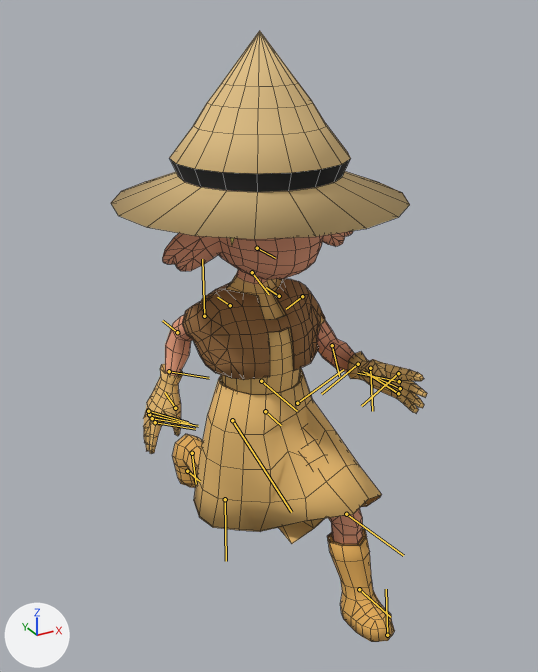
The FBX model Do Not Disturb/Assets/Model/ani_run.fbx as it was, and as the next commit left it.
The view is the same before and after, from a 50 mm lens placed at (-0.8, -1.467, 1.538), pointed at (0.012, 0.01, 0.8). Lighting does not change. The marker at lower left points along +X, +Y and +Z. Both versions are drawn at frame 8 of the action 'Take 001'; the numbers are the values there. The bones that bend it are drawn over the model as lines. Mesh edges are drawn as thin lines.

Names of what the first picture shows: 'body'.
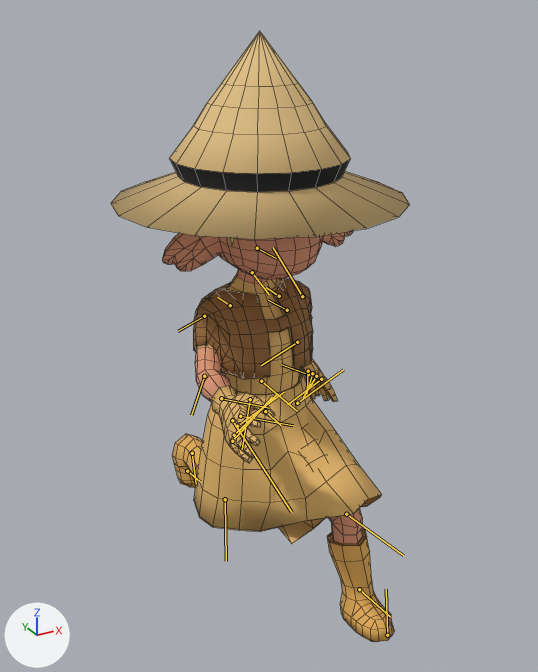
Where the change shows, as pixel boxes [x1, y1, x2, y2] in the pictures (538 x 672 px):
'body', posed
    before: [111, 31, 427, 642]
    after: [111, 31, 410, 642]
bone 'Bip001 L UpperArm', root to tip
    before: (302, 296) to (286, 309)
    after: (302, 296) to (273, 247)
bone 'Bip001 L Forearm', root to tip
    before: (332, 345) to (339, 376)
    after: (287, 310) to (268, 300)
bone 'Bip001 R UpperArm', root to tip
    before: (204, 316) to (202, 259)
    after: (204, 316) to (178, 331)
bone 'Bip001 R Forearm', root to tip
    before: (177, 332) to (162, 320)
    after: (204, 376) to (191, 415)

Diff of the bpy script that builds the scene:
```diff
--- a/Do Not Disturb/Assets/Model/ani_run.fbx.py
+++ b/Do Not Disturb/Assets/Model/ani_run.fbx.py
@@ bone_bip001_l_upperarm @@
 bone_bip001_l_upperarm = bpy.data.objects['Bip001'].pose.bones['Bip001 L UpperArm']  # child of 'Bip001 L Clavicle'
-bone_bip001_l_upperarm.rotation_quaternion = (0.942, -0.084, 0.183, -0.267)  # degrees (-16, 17, -34)
+bone_bip001_l_upperarm.rotation_quaternion = (0.861, 0.077, 0.193, 0.464)  # degrees (19, 15, 59)
@@ bone_bip001_l_forearm @@
 bone_bip001_l_forearm = bpy.data.objects['Bip001'].pose.bones['Bip001 L Forearm']  # child of 'Bip001 L UpperArm'
-bone_bip001_l_forearm.rotation_quaternion = (0.906, 0.0, 0.0, -0.423)  # degrees (0, 0, -50)
+bone_bip001_l_forearm.rotation_quaternion = (0.879, 0.0, 0.0, -0.477)  # degrees (0, 0, -57)
@@ bone_bip001_r_upperarm @@
 bone_bip001_r_upperarm = bpy.data.objects['Bip001'].pose.bones['Bip001 R UpperArm']  # child of 'Bip001 R Clavicle'
-bone_bip001_r_upperarm.rotation_quaternion = (0.859, -0.08, -0.199, 0.464)  # degrees (-20, -16, 59)
+bone_bip001_r_upperarm.rotation_quaternion = (0.941, 0.086, -0.19, -0.266)  # degrees (16, -18, -34)
@@ bone_bip001_r_forearm @@
 bone_bip001_r_forearm = bpy.data.objects['Bip001'].pose.bones['Bip001 R Forearm']  # child of 'Bip001 R UpperArm'
-bone_bip001_r_forearm.rotation_quaternion = (0.879, 0.0, 0.0, -0.477)  # degrees (0, 0, -57)
+bone_bip001_r_forearm.rotation_quaternion = (0.906, 0.0, 0.0, -0.423)  # degrees (0, 0, -50)
```
